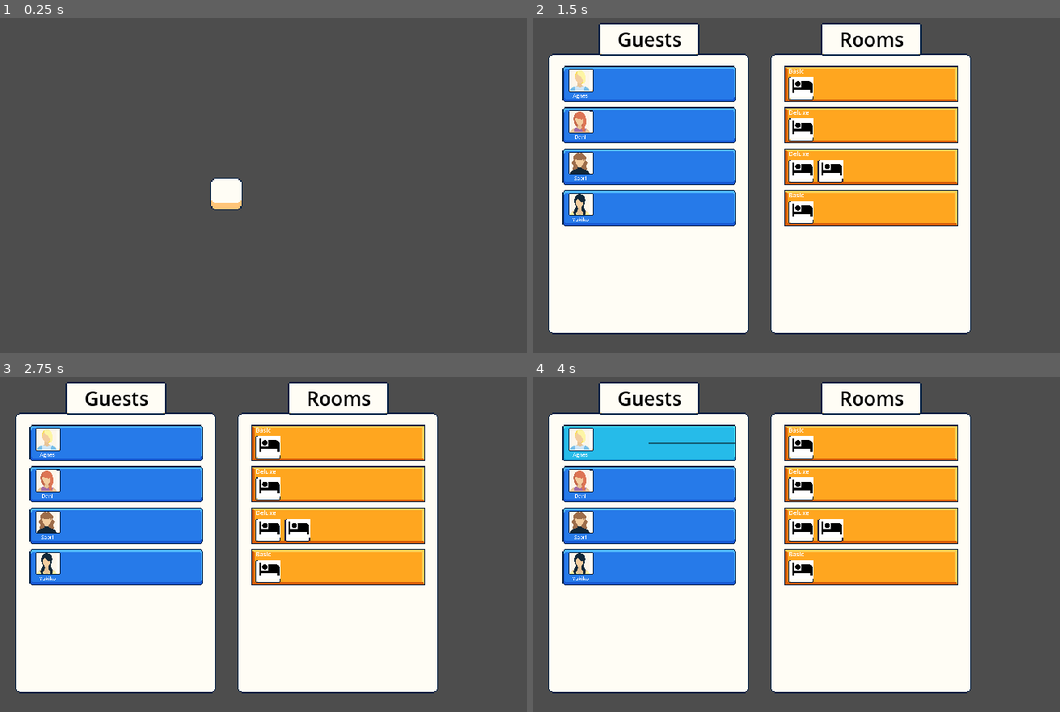
Above: before the commit, frames 1-4 (two rows, left to right).
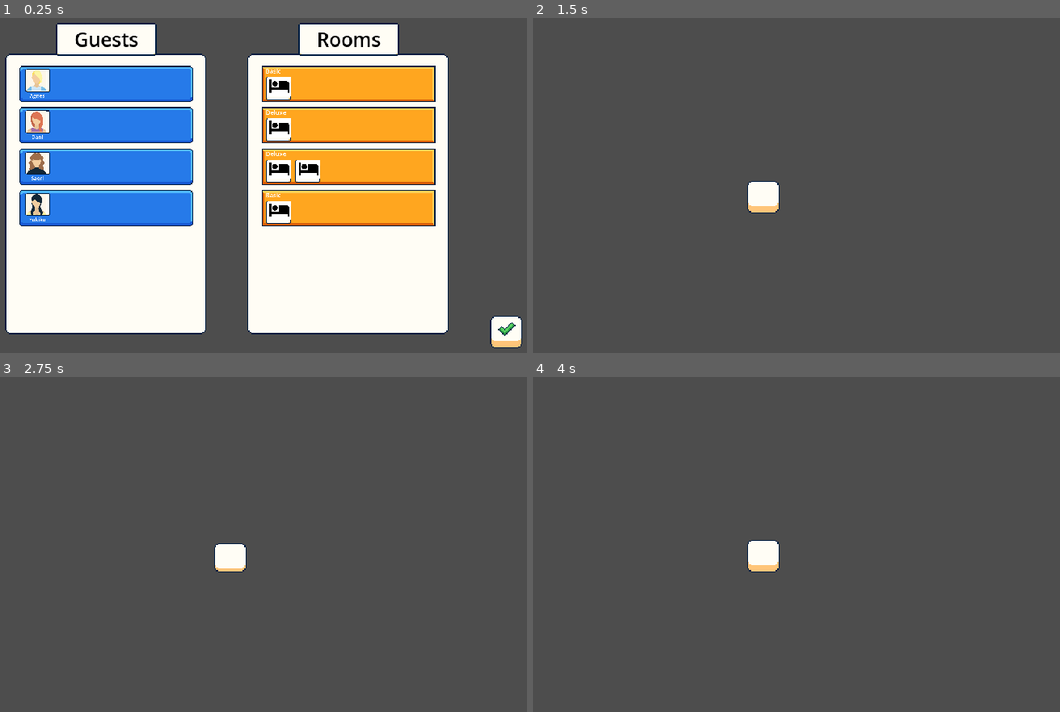
Above: after the commit, the same moments.

Repository: cmclaudet/Hot-Spring-Game
Game: Godot game, scene res://Scenes/main.tscn
Two runs of this game, one before a commit and one after it. Both use one fixed random seed, a clock stepped at 60 frames per second and the inputs below.
Inputs (mouse positions are in pixels of both pictures, inside the frame that each line leads up to):
- Up to frame 1 (0.25 s): no input
- Up to frame 2 (1.5 s): click (759, 195) at 0.52 s; click (1038, 332) at 1.27 s
- Up to frame 3 (2.75 s): click (231, 554) at 2.02 s
- Up to frame 4 (4 s): click (764, 554) at 2.77 s; tap Enter at 3.5 s; move the mouse to (648, 444) at 3.52 s; click (648, 444) at 3.67 s

The runs differ from the first frame. In frame 1, 69% of the frame differs, in the area x 0-100%, y 1-99%; in frame 2, 68%; in frame 3, 67%; in frame 4, 68%.

Commit message:
Create "done" button to submit your matches, added state

Diff:
--- a/Scenes/Matching/matching.tscn
+++ b/Scenes/Matching/matching.tscn
@@ -9,12 +9,17 @@
 [ext_resource type="Resource" uid="uid://mf8m1v1fmebc" path="res://Resources/Rooms/room_single_basic.tres" id="6_iplid"]
 [ext_resource type="Resource" uid="uid://vyk7knu378vy" path="res://Resources/Rooms/room_double_deluxe.tres" id="7_7rjm4"]
 [ext_resource type="Resource" uid="uid://pcwjypr160va" path="res://Resources/Rooms/room_queen_deluxe.tres" id="8_84h6a"]
+[ext_resource type="Texture2D" uid="uid://dxvxq6apw2xmu" path="res://Art/Complete_GUI_Essential_Pack_Free_Version/01_Basic_Collection/01_Flat_Theme/Sprites/UI_Flat_Button_Small_Release_02a4.png" id="11_2wyrs"]
+[ext_resource type="Texture2D" uid="uid://btg836gwpfg8a" path="res://Art/Complete_GUI_Essential_Pack_Free_Version/01_Basic_Collection/01_Flat_Theme/Sprites/UI_Flat_Button_Small_Press_02a2.png" id="13_3et5f"]
+[ext_resource type="Texture2D" uid="uid://d0544mtup7b3n" path="res://Art/Complete_GUI_Essential_Pack_Free_Version/01_Basic_Collection/01_Flat_Theme/Sprites/UI_Flat_Button_Small_Release_02a1.png" id="13_si5sg"]
+[ext_resource type="Texture2D" uid="uid://cs1qsbdgmwfo4" path="res://Art/Complete_GUI_Essential_Pack_Free_Version/01_Basic_Collection/01_Flat_Theme/Sprites/UI_Flat_Checkmark_Large.png" id="13_ybc42"]
 
 [node name="Matching" type="Control" node_paths=PackedStringArray("guest_container", "room_container")]
 layout_mode = 3
-anchors_preset = 15
-anchor_right = 1.0
-anchor_bottom = 1.0
+anchor_left = -0.5
+anchor_top = -0.5
+anchor_right = 0.5
+anchor_bottom = 0.5
 grow_horizontal = 2
 grow_vertical = 2
 script = ExtResource("1_1wlxi")
@@ -24,8 +29,16 @@
 room_container = NodePath("BookPageRooms/TextureRect/ScrollContainer/VBoxContainer")
 
 [node name="BookPageGuest" parent="." instance=ExtResource("1_t234y")]
-offset_left = -110.0
-offset_right = -110.0
+layout_mode = 1
+anchors_preset = 8
+anchor_left = 0.5
+anchor_top = 0.5
+anchor_right = 0.5
+anchor_bottom = 0.5
+offset_left = -120.0
+offset_right = -120.0
+grow_horizontal = 2
+grow_vertical = 2
 
 [node name="ScrollContainer" type="ScrollContainer" parent="BookPageGuest/TextureRect" index="0"]
 layout_mode = 0
@@ -40,8 +53,16 @@
 theme_override_constants/separation = 5
 
 [node name="BookPageRooms" parent="." instance=ExtResource("1_t234y")]
-offset_left = 110.0
-offset_right = 110.0
+layout_mode = 1
+anchors_preset = 8
+anchor_left = 0.5
+anchor_top = 0.5
+anchor_right = 0.5
+anchor_bottom = 0.5
+offset_left = 120.0
+offset_right = 120.0
+grow_horizontal = 2
+grow_vertical = 2
 
 [node name="ScrollContainer" type="ScrollContainer" parent="BookPageRooms/TextureRect" index="0"]
 layout_mode = 0
@@ -58,5 +79,43 @@
 [node name="Label" parent="BookPageRooms/TextureRect/TextureRect" index="0"]
 text = "[center]Rooms"
 
+[node name="Camera2D" type="Camera2D" parent="."]
+visible = false
+position = Vector2(640, 360)
+
+[node name="DoneButton" type="TextureButton" parent="."]
+layout_mode = 1
+anchors_preset = 3
+anchor_left = 1.0
+anchor_top = 1.0
+anchor_right = 1.0
+anchor_bottom = 1.0
+offset_left = -59.0
+offset_top = -59.0
+offset_right = -27.0
+offset_bottom = -27.0
+grow_horizontal = 0
+grow_vertical = 0
+texture_normal = ExtResource("11_2wyrs")
+texture_pressed = ExtResource("13_si5sg")
+texture_hover = ExtResource("13_3et5f")
+
+[node name="CheckIcon" type="TextureRect" parent="DoneButton"]
+layout_mode = 1
+anchors_preset = -1
+anchor_left = 0.5
+anchor_top = 0.406
+anchor_right = 0.5
+anchor_bottom = 0.406
+offset_left = -13.0
+offset_top = -9.992
+offset_right = 13.0
+offset_bottom = 10.008
+grow_horizontal = 2
+grow_vertical = 2
+texture = ExtResource("13_ybc42")
+
+[connection signal="pressed" from="DoneButton" to="." method="_on_done_button_pressed"]
+
 [editable path="BookPageGuest"]
 [editable path="BookPageRooms"]
--- a/Scenes/main.tscn
+++ b/Scenes/main.tscn
@@ -1,11 +1,13 @@
-[gd_scene load_steps=5 format=3 uid="uid://bwmluk17i6j5o"]
+[gd_scene load_steps=6 format=3 uid="uid://bwmluk17i6j5o"]
 
 [ext_resource type="Texture2D" uid="uid://dxvxq6apw2xmu" path="res://Art/Complete_GUI_Essential_Pack_Free_Version/01_Basic_Collection/01_Flat_Theme/Sprites/UI_Flat_Button_Small_Release_02a4.png" id="1_6b00u"]
+[ext_resource type="Script" path="res://Scripts/main.gd" id="1_db02v"]
 [ext_resource type="Texture2D" uid="uid://d0544mtup7b3n" path="res://Art/Complete_GUI_Essential_Pack_Free_Version/01_Basic_Collection/01_Flat_Theme/Sprites/UI_Flat_Button_Small_Release_02a1.png" id="2_t4xe6"]
 [ext_resource type="Texture2D" uid="uid://btg836gwpfg8a" path="res://Art/Complete_GUI_Essential_Pack_Free_Version/01_Basic_Collection/01_Flat_Theme/Sprites/UI_Flat_Button_Small_Press_02a2.png" id="3_40n7a"]
-[ext_resource type="Script" path="res://Scripts/open_book_button.gd" id="4_4a1up"]
+[ext_resource type="Script" path="res://Scripts/open_guest_ui.gd" id="5_vixda"]
 
 [node name="Main" type="Node2D"]
+script = ExtResource("1_db02v")
 
 [node name="Camera2D" type="Camera2D" parent="."]
 
@@ -15,13 +17,13 @@
 anchor_top = 0.5
 anchor_right = 0.5
 anchor_bottom = 0.5
-offset_left = -16.0
-offset_top = -16.0
-offset_right = 16.0
-offset_bottom = 16.0
+offset_left = -12.0
+offset_top = -13.0
+offset_right = 20.0
+offset_bottom = 19.0
 grow_horizontal = 2
 grow_vertical = 2
 texture_normal = ExtResource("1_6b00u")
 texture_pressed = ExtResource("2_t4xe6")
 texture_hover = ExtResource("3_40n7a")
-script = ExtResource("4_4a1up")
+script = ExtResource("5_vixda")
--- a/Scripts/Matching/guest_panel.gd
+++ b/Scripts/Matching/guest_panel.gd
@@ -2,8 +2,10 @@
 
 @export var guest_name : RichTextLabel
 @export var picture : TextureRect
+var guest : Guest
 
 func init(guest : Guest):
+	self.guest = guest
 	guest_name.text = "[center]" + guest.name
 	picture.texture = guest.profile_pic
 
--- a/Scripts/Matching/matching.gd
+++ b/Scripts/Matching/matching.gd
@@ -1,4 +1,6 @@
 extends Control
+
+signal matching_complete()
 
 @export var guests : Array[Guest]
 @export var rooms : Array[Room]
@@ -11,6 +13,8 @@
 var matched_panels : Dictionary
 
 var selected_panel : MatchingPanel
+
+var lines : Array[Line2D]
 
 func _ready():
 	for guest in guests:
@@ -45,7 +49,8 @@
 	else:
 		if selected_guest != null:
 			selected_guest.button._deselect()
-		guest_panel.create_line()
+		var line = guest_panel.create_line()
+		lines.append(line)
 		selected_panel = guest_panel
 
 func on_room_selected(room_panel : RoomPanel):
@@ -61,7 +66,8 @@
 	else:
 		if selected_room != null:
 			selected_room.button._deselect()
-		room_panel.create_line()
+		var line = room_panel.create_line()
+		lines.append(line)
 		selected_panel = room_panel
 
 func on_guest_deselected(guest_panel : GuestPanel):
@@ -73,6 +79,7 @@
 		if selected_room != null:
 			guest_panel.button._select()
 	elif selected_guest == guest_panel:
+		lines.erase(selected_guest.attached_line)
 		selected_guest.delete_line()
 		selected_panel = null
 
@@ -85,6 +92,7 @@
 		if selected_guest != null:
 			room_panel.button._select()
 	elif selected_room == room_panel:
+		lines.erase(selected_room.attached_line)
 		selected_room.delete_line()
 		selected_panel = null
 
@@ -92,3 +100,15 @@
 	guest_panel.set_unmatched()
 	room_panel.set_unmatched()
 	matched_panels.erase(guest_panel)
+
+func _on_done_button_pressed():
+	var guest_to_room : Dictionary = {}
+	for guest_panel in matched_panels:
+		var room_panel = matched_panels[guest_panel]
+		guest_to_room[guest_panel.guest] = room_panel.room
+
+	StateService.add_guests(guest_to_room)
+	emit_signal("matching_complete")
+	for line in lines:
+		line.queue_free()
+	queue_free()
--- a/Scripts/Matching/matching_panel.gd
+++ b/Scripts/Matching/matching_panel.gd
@@ -17,7 +17,7 @@
 	attached_line = line
 	line.set_point_position(1, get_global_position() + _get_line_offset())
 
-func create_line():
+func create_line() -> Line2D:
 	var line = Line2D.new()
 	line.default_color = Color(0, 0, 0, 0.5)
 	line.width = 2
@@ -26,6 +26,7 @@
 	line.add_point(get_global_mouse_position())
 	attached_line = line
 	get_tree().get_root().add_child(line)
+	return line
 
 func delete_line():
 	if attached_line != null:
--- a/Scripts/Matching/room_panel.gd
+++ b/Scripts/Matching/room_panel.gd
@@ -2,11 +2,13 @@
 
 @export var room_name : RichTextLabel
 @export var bed_container : HBoxContainer
+var room : Room
 
 var room_panel_bed_scene = preload("res://Scenes/Matching/room_panel_bed.tscn")
 
 func init(room : Room):
-	room_name.text = Room.RoomType.keys()[room.type]
+	self.room = room
+	room_name.text = room.get_room_name()
 	for child in bed_container.get_children():
 		child.queue_free()
 
--- a/Scripts/Resources/room.gd
+++ b/Scripts/Resources/room.gd
@@ -8,3 +8,6 @@
 @export var floor : Floor
 @export var type : RoomType
 @export var beds : Array[Bed]
+
+func get_room_name():
+	return RoomType.keys()[type]
--- /dev/null
+++ b/Scripts/guest_state.gd
@@ -0,0 +1,7 @@
+class_name GuestState
+
+var guest : Guest
+var days_stayed : int
+var room : Room
+
+# todo add other attributes like mood, etc
--- /dev/null
+++ b/Scripts/main.gd
@@ -0,0 +1,14 @@
+extends Node2D
+
+var matching_scene = preload("res://Scenes/Matching/matching.tscn")
+var matching_scene_instance
+
+func _ready():
+	open_book()
+
+func open_book():
+	var scene_instance = matching_scene.instantiate()
+	matching_scene_instance = scene_instance
+	matching_scene_instance.matching_complete.connect(show)
+	get_tree().get_root().add_child.call_deferred(scene_instance)
+	hide()
--- a/Scripts/open_book_button.gd
+++ /dev/null
@@ -1,16 +0,0 @@
-extends TextureButton
-
-var matching_scene = preload("res://Scenes/Matching/matching.tscn")
-var matching_scene_instance
-
-func _ready():
-	pressed.connect(self.open_book)
-
-func open_book():
-	if matching_scene_instance:
-		matching_scene_instance.show()
-	else:
-		var scene_instance = matching_scene.instantiate()
-		matching_scene_instance = scene_instance
-		get_tree().get_root().add_child(scene_instance)
-	hide()
--- /dev/null
+++ b/Scripts/open_guest_ui.gd
@@ -0,0 +1,9 @@
+extends TextureButton
+
+func _ready():
+	pressed.connect(self.open_guest_ui)
+
+func open_guest_ui():
+	# todo show current guests in UI panel
+	var guests = StateService.state.guests
+	pass
--- /dev/null
+++ b/Scripts/state.gd
@@ -0,0 +1,7 @@
+class_name State
+
+var available_rooms : Array[Room] = [];
+var guests : Array[GuestState] = [];
+var day : int;
+var hour : int;
+var minute : int;
--- /dev/null
+++ b/Scripts/state_service.gd
@@ -0,0 +1,25 @@
+extends Node
+
+var state : State
+
+func _ready():
+	# todo load from file
+	state = State.new()
+
+func add_guests(new_guests_to_room : Dictionary):
+	var new_guests = Array()
+	for guest in new_guests_to_room:
+		var room = new_guests_to_room[guest]
+		var guest_state = GuestState.new()
+		guest_state.guest = guest
+		guest_state.room = room
+		new_guests.append(guest_state)
+
+		if state.available_rooms.has(room):
+			state.available_rooms.erase(room)
+
+	state.guests.append_array(new_guests)
+
+func remove_guests():
+	# todo compare guest stay duration with guest days stayed, remove those that should leave
+	pass
--- a/project.godot
+++ b/project.godot
@@ -15,6 +15,10 @@
 config/features=PackedStringArray("4.2", "Forward Plus")
 config/icon="res://icon.svg"
 
+[autoload]
+
+StateService="*res://Scripts/state_service.gd"
+
 [display]
 
 window/size/viewport_width=1280
Not shown: 1 places in Scenes/Matching/matching.tscn that only renumber resources
